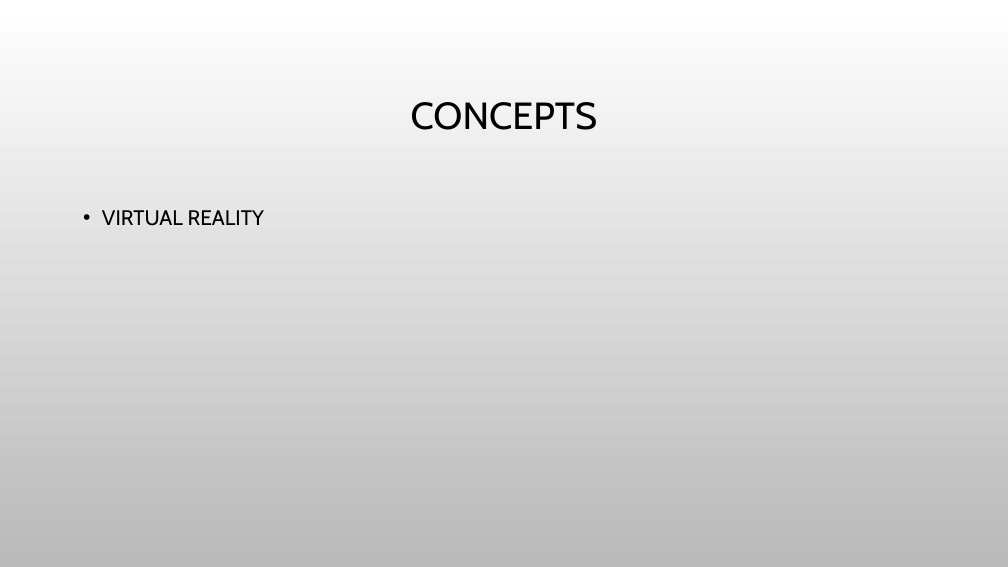
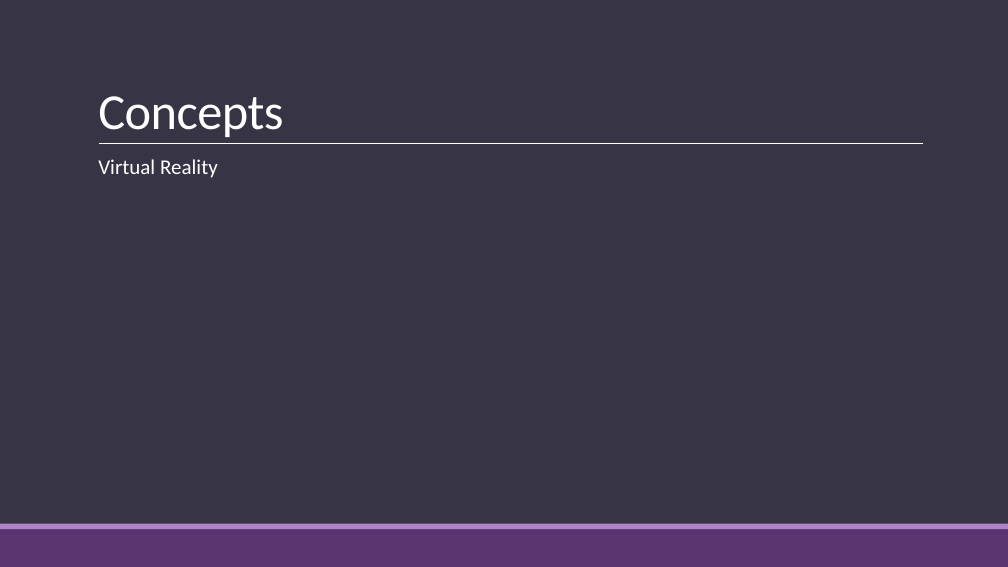
Before and after one commit to duanxiaoyun/ppaperssss, a slide deck: slide 3 of bi_ye_lun_wen/Development and Evaluation of Mixed Reality Educational Applications.pptx. Drawn at 1008x567 pixels with LibreOffice and Linux fonts; fonts in the diff are those of the drawing; background and template pictures are left out. Boxes give left, top, right and bottom in pixels: in the first picture for what was removed or moved away, otherwise in the second. Text is boxed around its words. In the diff, an @@ line names an element or a change of style, - is before the commit and + after.

```diff
--- a/bi_ye_lun_wen/Development and Evaluation of Mixed Reality Educational Applications.pptx
+++ b/bi_ye_lun_wen/Development and Evaluation of Mixed Reality Educational Applications.pptx
@@ background picture (left out) to #373545 @@
@@ title "Concepts" at [98,96,283,137]: vertical alignment middle to bottom @@
@@ title at [98,96,283,137]: text changed; size 36 to 48 pt; font Cabin to Calibri; text colour #000000 to #FFFFFF @@
-CONCEPTS
+Concepts
@@ line added from (99, 144) to (923, 144), #FFFFFF 0.5 pt @@
@@ text at [98,159,218,178]: text changed; font Cabin to Calibri; text colour #000000 to #FFFFFF @@
-• VIRTUAL REALITY
+  Virtual Reality
@@ rectangle added at [0,529,1008,567], fill #5A3471 @@
@@ rectangle added at [0,524,1008,529], fill #AD84C6 @@
```
Also in this commit, not shown: 2 other slides changed, 8 slides added, 8 slides removed, 2 other files.
